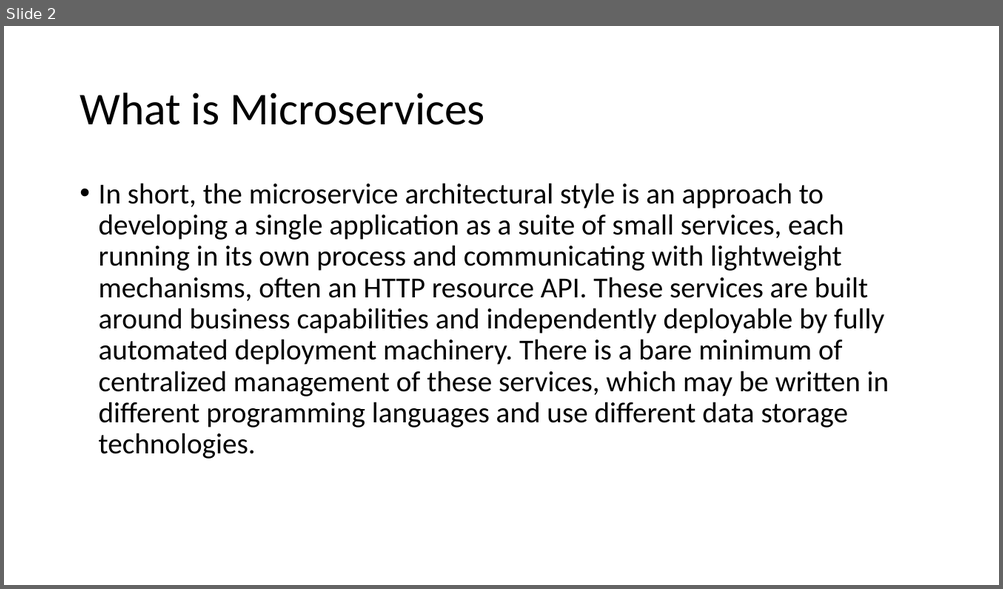
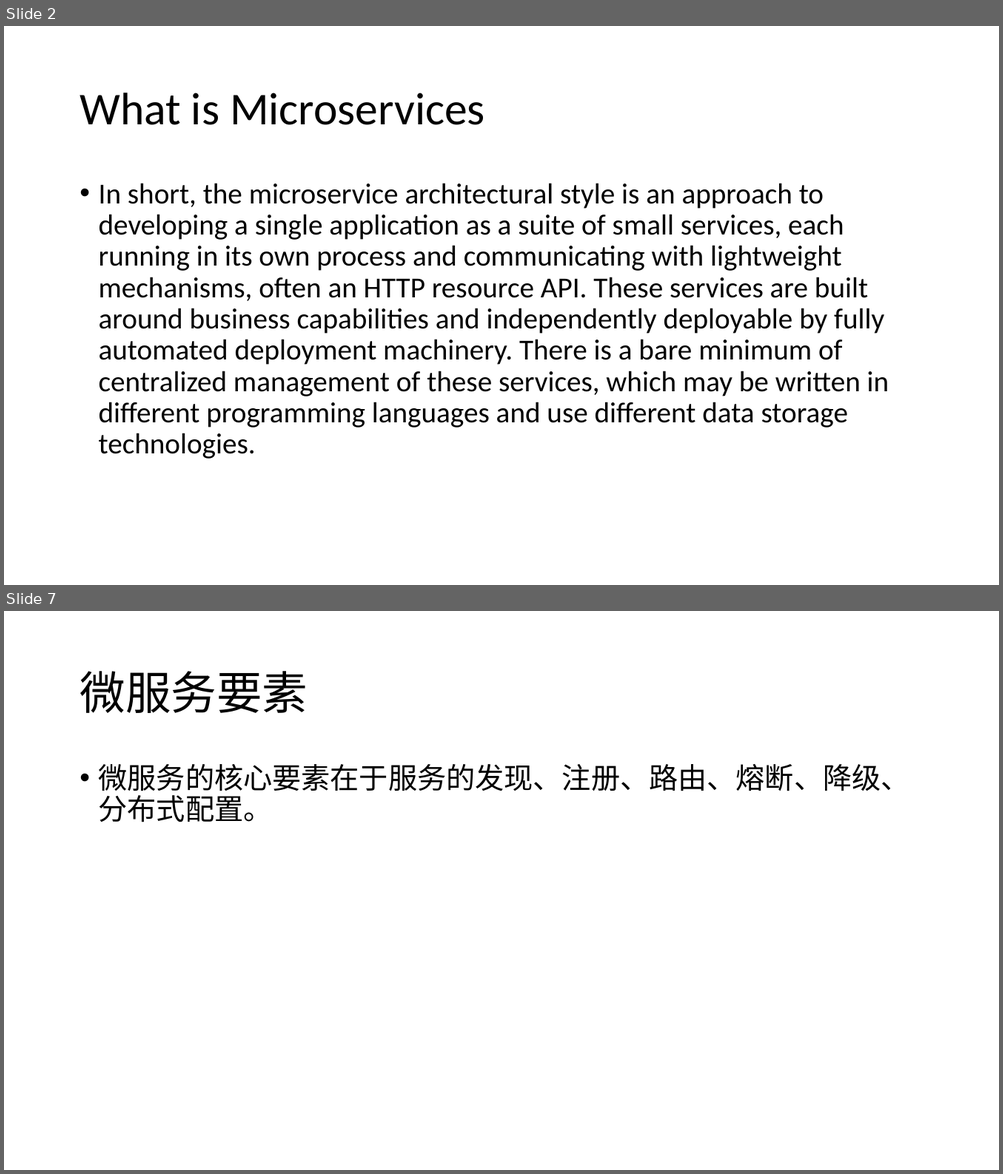
Before and after one commit to jungle0127/springcloudstudy, a slide deck: docs/microservices.pptx. Shown one above the other, each under a label of ours: slide 2 before the commit, slides 2 and 7 after it; the slides between them are not shown. The pictures are 1003x589 and 1003x1174 pixels, drawn with LibreOffice and Linux fonts; fonts in the diff are those of the drawing. Boxes give left, top, right and bottom in pixels: in the first picture for what was removed or moved away, otherwise in the second. Text is boxed around its words. In the diff, an @@ line names an element or a change of style, - is before the commit and + after.

```diff
--- a/docs/microservices.pptx
+++ b/docs/microservices.pptx
@@ slide 7 added at bbox=[4, 611, 999, 1170], background #FFFFFF @@
@@ title added at bbox=[79, 671, 307, 713], 44 pt, text #000000 @@
+微服务要素
@@ text added at bbox=[99, 764, 910, 823], 28 pt, text #000000 @@
+• 微服务的核心要素在于服务的发现、注册、路由、熔断、降级、分布式配置。
```
Also in this commit, not shown: 1 slide changed, 15 other slides added, 2 other files.
